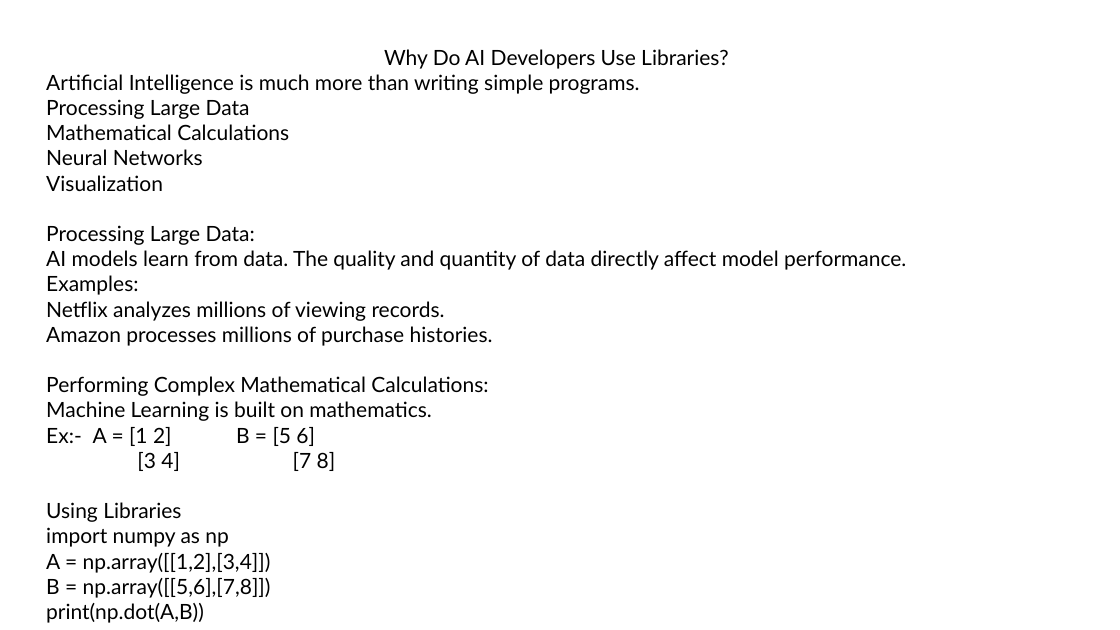
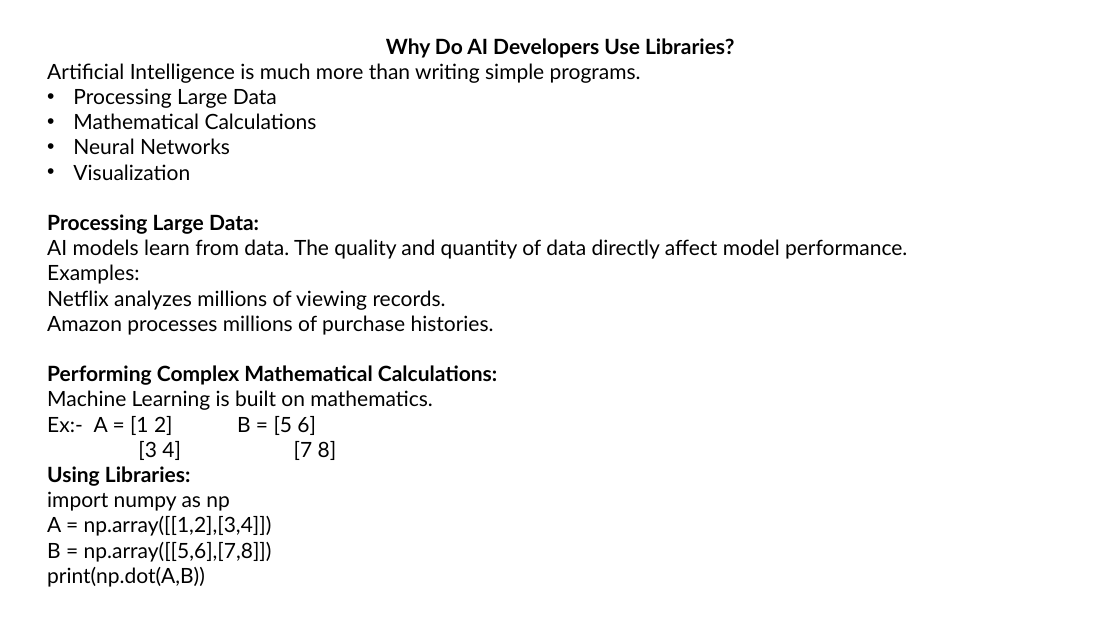
Before and after one commit to srilekhachundu/office_files, a slide deck: slide 4 of Python_Library.pptx. Drawn at 1120x630 pixels with LibreOffice and Linux fonts; fonts in the diff are those of the drawing. Boxes give left, top, right and bottom in pixels: in the first picture for what was removed or moved away, otherwise in the second. Text is boxed around its words. In the diff, an @@ line names an element or a change of style, - is before the commit and + after.

```diff
--- a/Python_Library.pptx
+++ b/Python_Library.pptx
@@ text "Why Do AI Developers Use ...": place and size @@
-text "Why Do AI Developers Use ..." at (46,49,906,623)
+text "Why Do AI Developers Use ..." at (47,38,907,587)
@@ text at (47,38,734,385): bold on in "Why Do AI Developers Use Libraries?", "Processing Large Data:", "Performing Complex Mathematical Calculations:"; bullet none to • @@
@@ text at (47,466,190,486): text changed; bold on @@
-Using Libraries
+Using Libraries:
```
Also in this commit, not shown: 3 other slides changed, 2 slides added.
